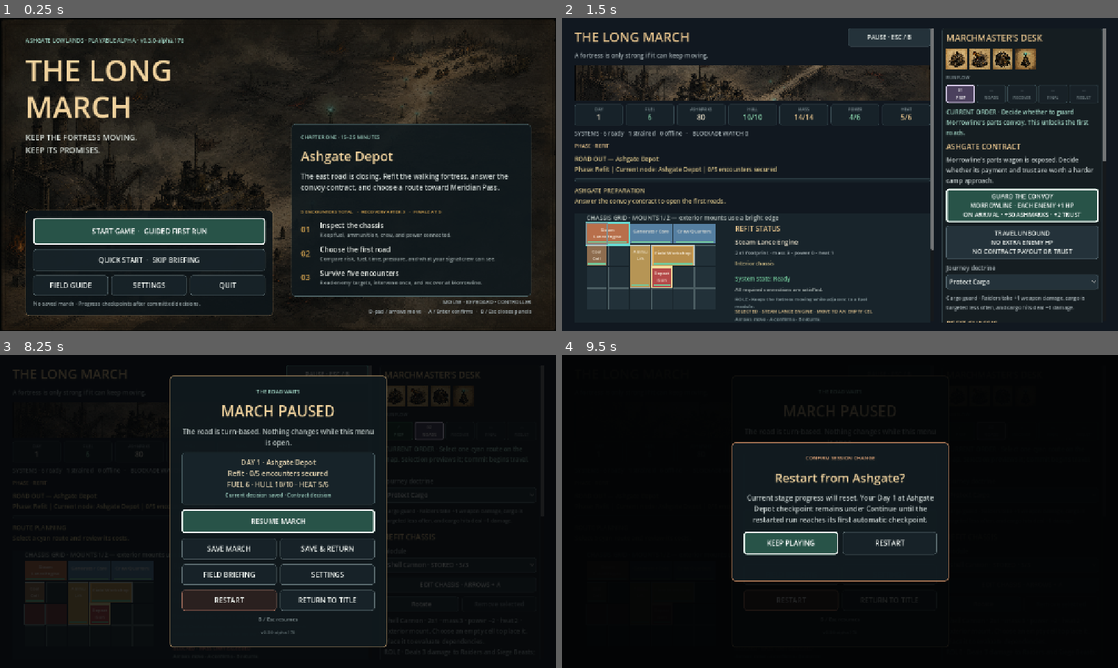
Above: before the commit, frames 1-4 (two rows, left to right).
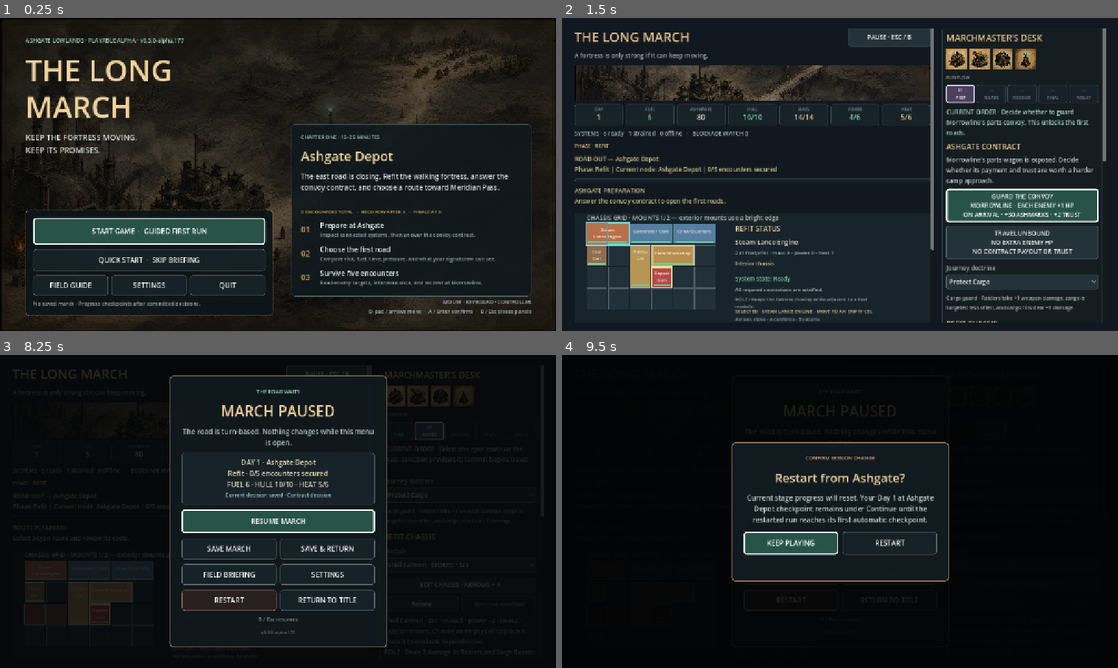
Above: after the commit, the same moments.

Repository: raphaelroshan/the-long-march
Game: Godot game, scene res://scenes/App.tscn
Same seed, same stepped clock (60 frames per second), same inputs: the game is played once before the commit and once after it.
Inputs:
- Up to frame 1 (0.25 s): no input
- Up to frame 2 (1.5 s): click "START GAME · GUIDED FIRST RUN" at 0.5 s; click "SKIP FOR THIS RUN" at 1.25 s
- Up to frame 3 (8.25 s): click "GUARD THE CONVOY MORROWLINE ·…" at 2 s; click "Steam Lance Engine · ON CHASS…" at 2.75 s; click "Protect Cargo" at 3.5 s; click "Generator Core · ON CHASSIS ·…" at 4.25 s; click "EDIT CHASSIS · ARROWS + A" at 5 s; click "Refugee Bunk · STORED · 3/3" at 5.75 s; click "Rotate" at 6.5 s; click "Shell Cannon · STORED · 3/3" at 7.25 s; click "PAUSE · ESC / B" at 8 s
- Up to frame 4 (9.5 s): click "RESTART" at 8.75 s

The runs differ from the first frame. In frame 1, 0.3% of the frame differs, in the area x 32-86%, y 6-71%; in frame 2, nothing differs; in frame 3, less than 0.1%; in frame 4, less than 0.1%.

Commit message:
Align the title with the playable opening

Diff:
--- a/project.godot
+++ b/project.godot
@@ -4,7 +4,7 @@
 
 [application]
 config/name="The Long March"
-config/version="0.3.0-alpha.176"
+config/version="0.3.0-alpha.177"
 run/main_scene="res://scenes/App.tscn"
 config/features=PackedStringArray("4.4", "GL Compatibility")
 
--- a/src/ui/app.gd
+++ b/src/ui/app.gd
@@ -285,7 +285,7 @@
 	scope.add_theme_font_size_override("font_size", 11)
 	scope.add_theme_color_override("font_color", Color("#d8a650"))
 	stage.add_child(scope)
-	stage.add_child(_stage_rule("01", "Inspect the chassis", "Keep fuel, ammunition, crew, and power connected."))
+	stage.add_child(_stage_rule("01", "Prepare at Ashgate", "Inspect connected systems, then answer the convoy contract."))
 	stage.add_child(_stage_rule("02", "Choose the first road", "Compare risk, fuel, time, pressure, and what your signal crew can see."))
 	stage.add_child(_stage_rule("03", "Survive five encounters", "Read enemy targets, intervene once, and recover at Morrowline."))
 
--- a/tests/test_app_shell.gd
+++ b/tests/test_app_shell.gd
@@ -38,6 +38,7 @@
 	_expect(app.quick_start_button.get_node_or_null(app.quick_start_button.focus_next) == app.guide_button and app.quit_button.get_node_or_null(app.quit_button.focus_next) == app.start_button, "no-save Tab navigation should skip Continue and wrap through visible title actions")
 	_expect(app.guide_button.text == "FIELD GUIDE" and app.save_status_label.text.contains("checkpoints"), "the title should use player-facing guide and autosave language")
 	_expect(app.guide_quick_start_button.text == "QUICK START ASHGATE", "the no-save Field Guide should offer a direct quick start")
+	_expect(_tree_contains_text(app.menu_view, "Prepare at Ashgate") and _tree_contains_text(app.menu_view, "answer the convoy contract"), "the title overview should match the contract-first playable handoff while retaining chassis preparation")
 	_expect(_tree_contains_text(app.menu_view, "5 ENCOUNTERS TOTAL") and _tree_contains_text(app.menu_view, "FINALE AT 5"), "the title should make clear that the final battle is the fifth encounter, not an additional sixth fight")
 	_expect(_tree_contains_text(app.menu_view, "D-pad / arrows move") and _tree_contains_text(app.menu_view, "B / Esc closes panels"), "the title should describe its own navigation behavior instead of claiming that cancel pauses the game")
 	var completed_briefing := FileAccess.open(ONBOARDING_PATH, FileAccess.WRITE)
--- a/tools/ci_manifest.json
+++ b/tools/ci_manifest.json
@@ -1,7 +1,7 @@
 {
   "slug": "the-long-march",
   "display_name": "The Long March",
-  "prototype_version": "0.3.0-alpha.176",
+  "prototype_version": "0.3.0-alpha.177",
   "playtest_ready": true,
   "godot_test": "res://tests/test_fortress_state.gd",
   "primary_repo": "raphaelroshan/the-long-march",
Not shown, changed: export_presets.cfg
Not shown, changed: docs/decision_log.md
